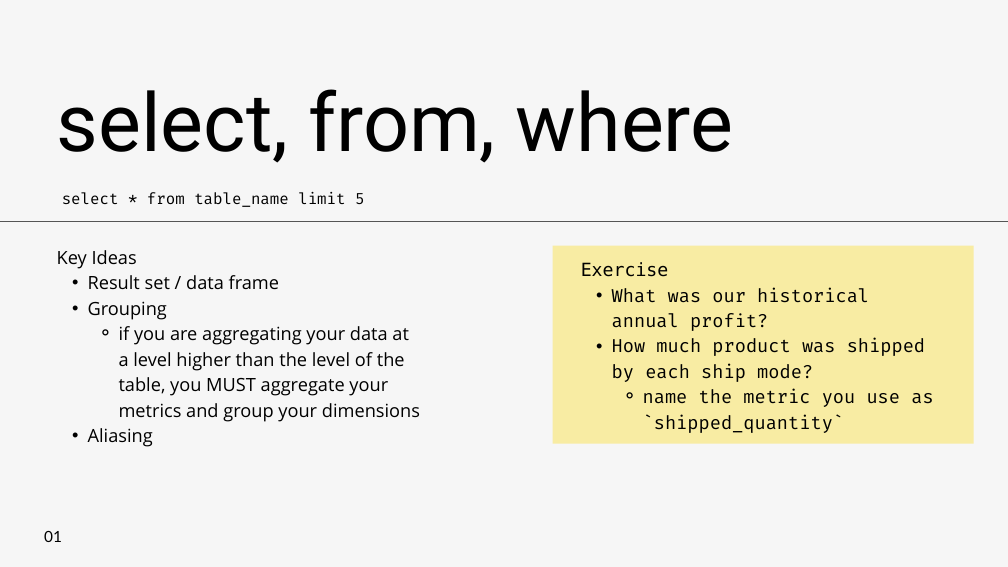
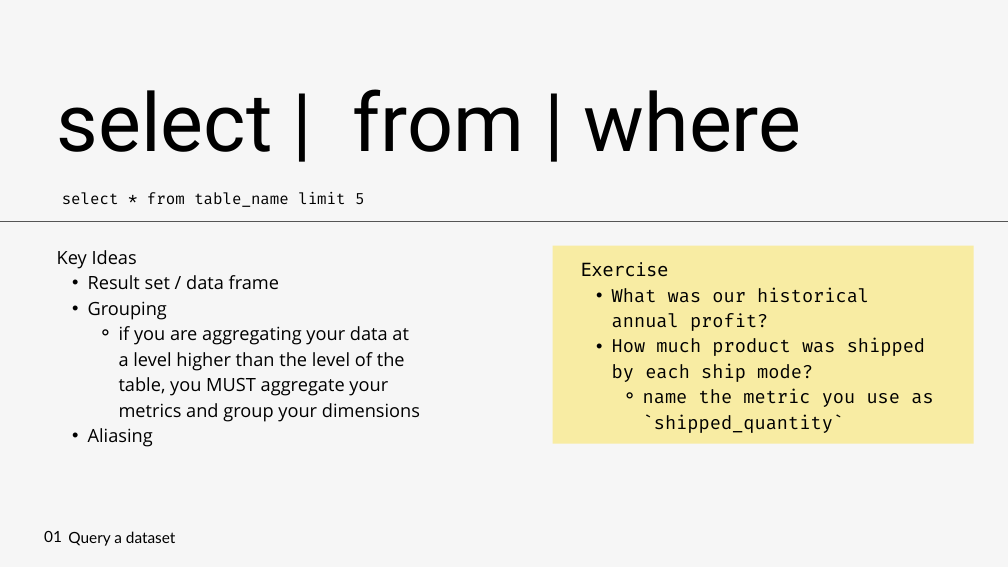
Before and after one commit to selmadogic/Crash-Course-SQL-Data-Wrangling, a slide deck: slide 6 of Data Wrangling with SQL.pptx. Drawn at 1008x567 pixels with LibreOffice and Linux fonts; fonts in the diff are those of the drawing. Boxes give left, top, right and bottom in pixels: in the first picture for what was removed or moved away, otherwise in the second. Text is boxed around its words. In the diff, an @@ line names an element or a change of style, - is before the commit and + after.

```diff
--- a/Data Wrangling with SQL.pptx
+++ b/Data Wrangling with SQL.pptx
@@ text at bbox=[57, 89, 802, 152]: text changed @@
-select, from, where
+select | from | where
@@ text added at bbox=[68, 531, 176, 546], 22 pt, text #000000 @@
+Query a dataset
```
Also in this commit, not shown: 6 other slides changed.
